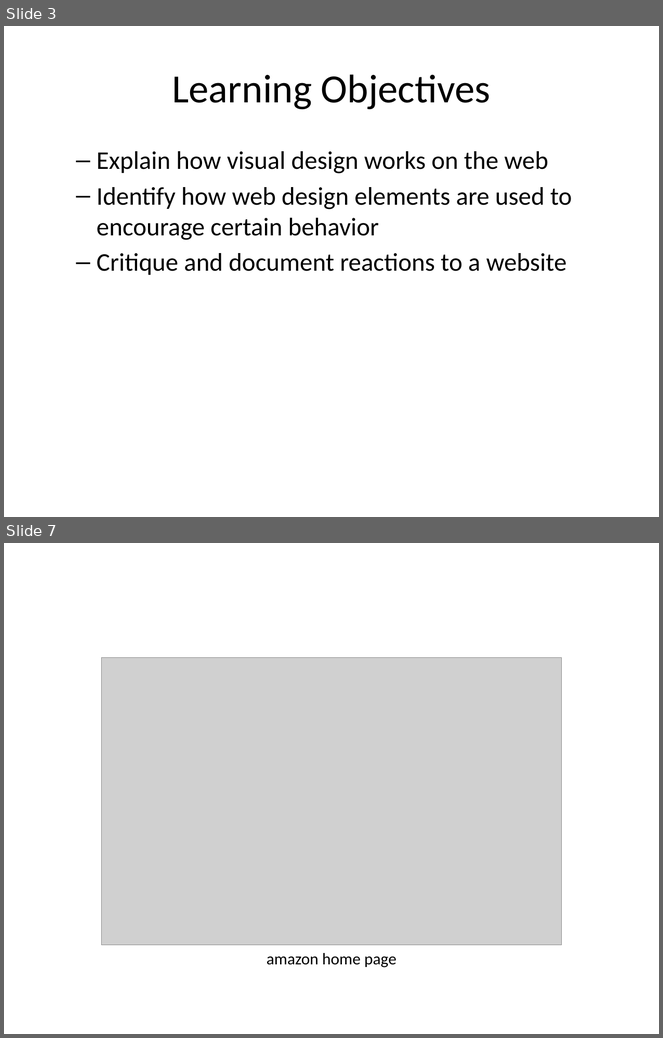
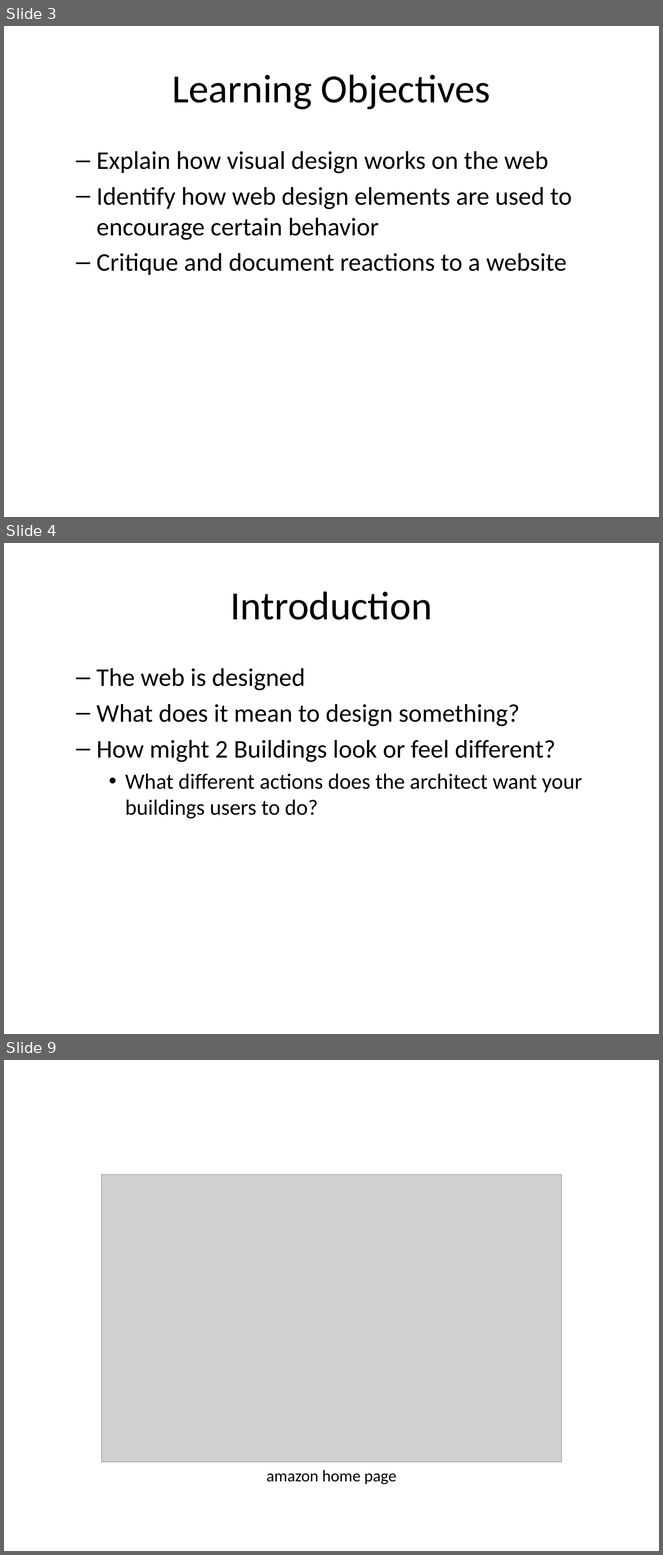
Before and after one commit to mr-eggleton/web-lit-core, a slide deck: powerpoints/06-design-on-the-web.pptx. Shown one above the other, each under a label of ours: slides 3 and 7 before the commit, slides 3, 4 and 9 after it; the slides between them are not shown. The pictures are 663x1038 and 663x1555 pixels, drawn with LibreOffice and Linux fonts; fonts in the diff are those of the drawing; grey boxes stand for pictures. Boxes give left, top, right and bottom in pixels: in the first picture for what was removed or moved away, otherwise in the second. Text is boxed around its words. In the diff, an @@ line names an element or a change of style, - is before the commit and + after.

```diff
--- a/powerpoints/06-design-on-the-web.pptx
+++ b/powerpoints/06-design-on-the-web.pptx
@@ slide 4 added at [4,543,659,1034], background #FFFFFF @@
@@ title added at [231,591,432,620], 44 pt, text #000000 @@
+Introduction
@@ text added at [97,668,582,819], 28 pt, text #000000 @@
+  – The web is designed
+  – What does it mean to design something?
+  – How might 2 Buildings look or feel different?
+    • What different actions does the architect want your buildings users to do?
@@ what was slide 7 is now slide 9 @@
```
Also in this commit, not shown: 8 slides changed, 2 other slides added, 2 slides removed, 3 other files.
